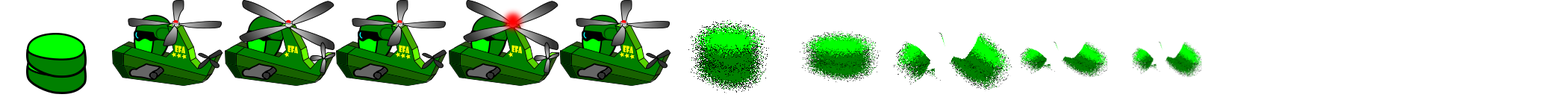
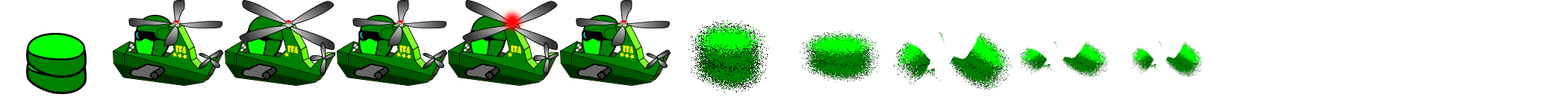
Two versions of the same layered image (1568x112). Layer-by-layer changes:
hid "eli III" over [112, 0, 669, 86]
added layer "eli iV" above "eli iv bis" over [225, 0, 560, 86]
added layer "eli iv bis" above "dama" over [112, 0, 669, 86]
